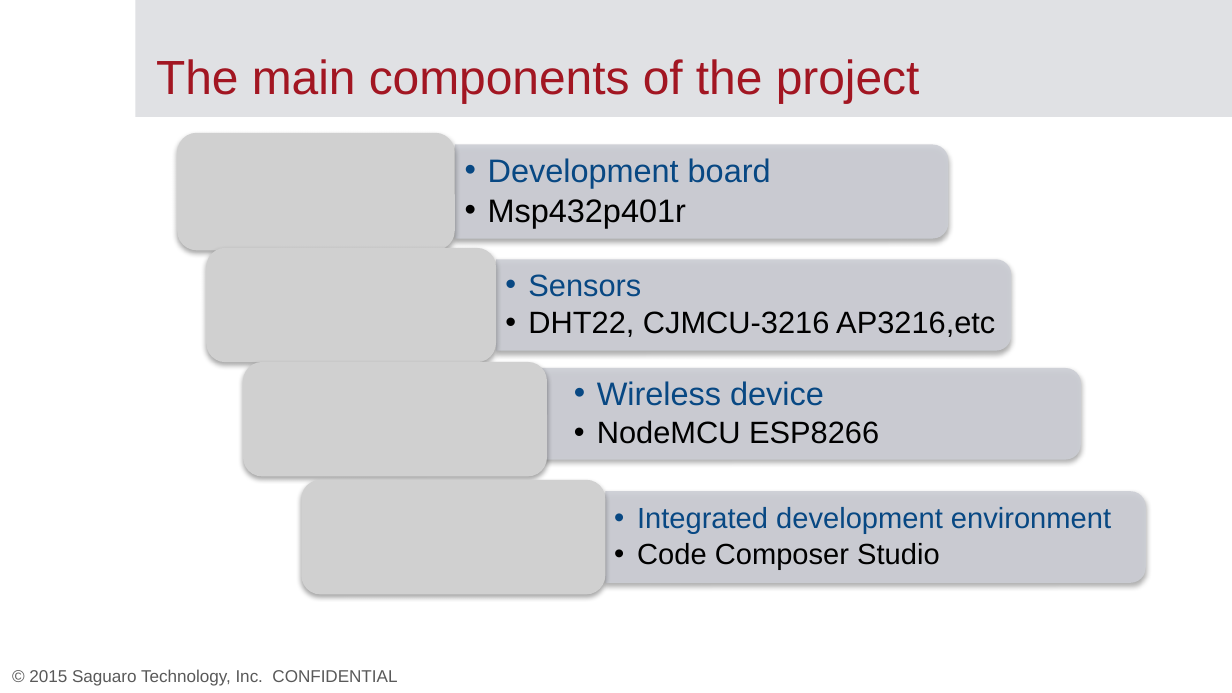
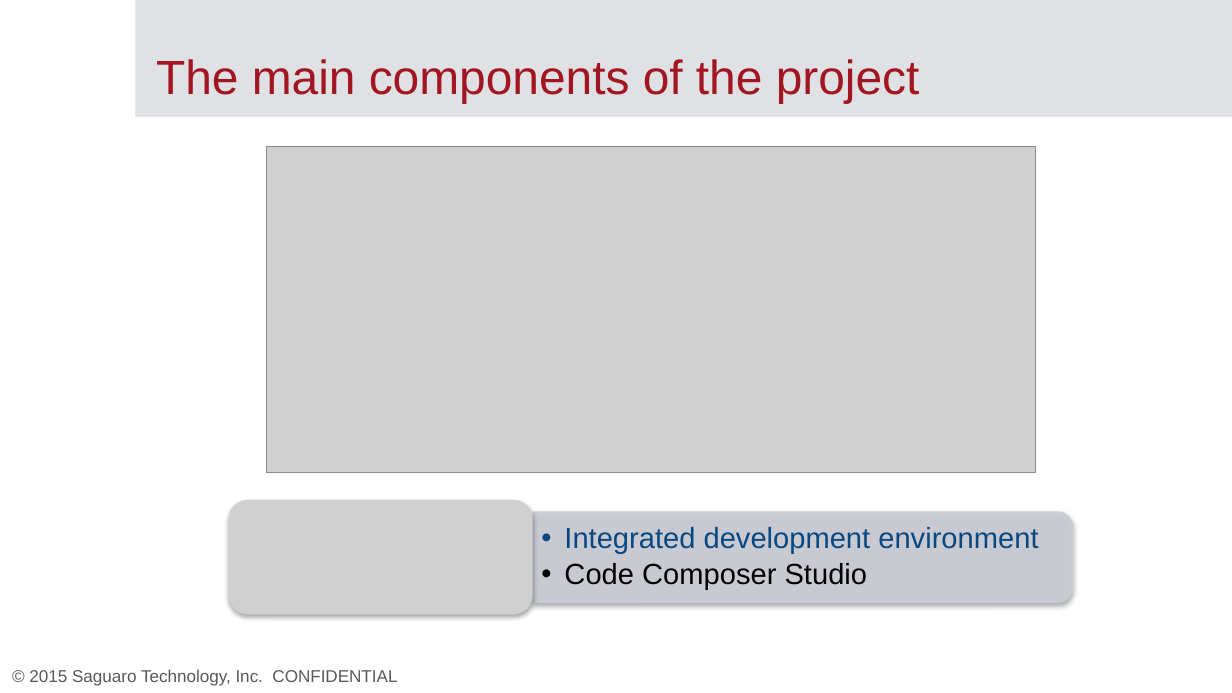
Before and after one commit to mememihnea/LicentaCod, a slide deck: slide 8 of Documentatie/Template.pptx (slide 6 before the commit). Drawn at 1232x693 pixels with LibreOffice and Linux fonts; fonts in the diff are those of the drawing; grey boxes stand for pictures; background and template pictures are left out. Boxes give left, top, right and bottom in pixels: in the first picture for what was removed or moved away, otherwise in the second. Text is boxed around its words. In the diff, an @@ line names an element or a change of style, - is before the commit and + after.

Commit message:
New one

```diff
--- a/Documentatie/Template.pptx
+++ b/Documentatie/Template.pptx
@@ picture removed at (x1=177, y1=133, x2=455, y2=250) @@
@@ picture added at (x1=266, y1=147, x2=1036, y2=473) @@
@@ round same rect removed at (x1=454, y1=145, x2=948, y2=238) @@
@@ text removed at (x1=488, y1=158, x2=771, y2=228) @@
-  • Development board
-  • Msp432p401r
@@ picture removed at (x1=206, y1=248, x2=495, y2=362) @@
@@ round same rect removed at (x1=496, y1=260, x2=1011, y2=351) @@
@@ text removed at (x1=528, y1=274, x2=995, y2=337) @@
-  • Sensors
-  • DHT22, CJMCU-3216 AP3216,etc
@@ picture removed at (x1=243, y1=362, x2=547, y2=477) @@
@@ round same rect removed at (x1=540, y1=369, x2=1081, y2=460) @@
@@ text removed at (x1=597, y1=381, x2=879, y2=444) @@
-  • Wireless device
-  • NodeMCU ESP8266
@@ picture moved from (x1=302, y1=479, x2=606, y2=594) to (x1=229, y1=500, x2=533, y2=615) @@
@@ text "Integrated development environment" moved from (x1=637, y1=507, x2=1111, y2=569) to (x1=564, y1=527, x2=1038, y2=589) @@
@@ round same rect moved from (x1=604, y1=492, x2=1145, y2=583) to (x1=533, y1=512, x2=1074, y2=603) @@
```
Also in this commit, not shown: 4 other slides changed, 3 slides added, 1 slide removed.
